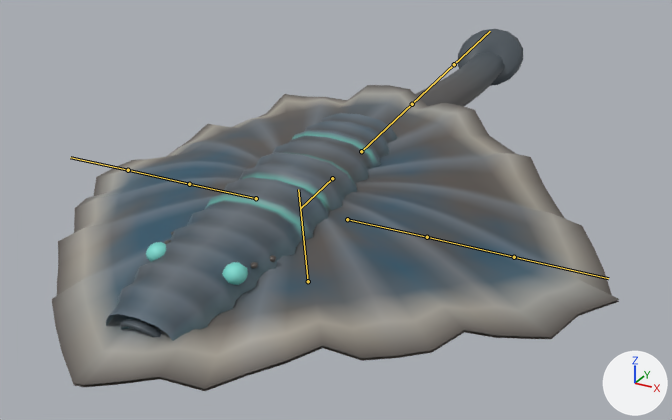
Renders of the glTF model assets/creatures/sail_leech/sail_leech.glb from each side of a commit.
Camera for both pictures: a 50 mm lens placed at (0.998, -1.678, 0.07), pointed at (-0.036, 0.202, -0.87). The lights are fixed; the arrows at lower right show +X, +Y and +Z. The first picture is the older version. Both versions are drawn at frame 38 of the action 'ko'; the numbers are the values there. The bones that bend it are drawn over the model as lines.

Objects in the first picture: 'sail_leech'.
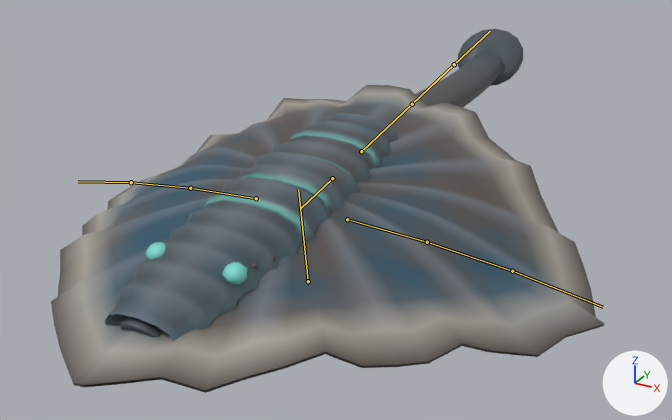
Changed parts and their boxes (x1, y1, x2, y2) in the pictures (672 x 420 px):
'sail_leech', posed: before (52, 29, 619, 391); after (51, 29, 605, 393)
bone 'wing_l0', root to tip: before (347, 219) to (427, 237); after (347, 219) to (427, 242)
bone 'wing_l1', root to tip: before (427, 237) to (514, 257); after (427, 242) to (512, 271)
bone 'wing_l2', root to tip: before (514, 257) to (608, 278); after (512, 271) to (603, 307)
bone 'wing_r0', root to tip: before (256, 198) to (189, 184); after (256, 198) to (190, 188)
bone 'wing_r1', root to tip: before (189, 184) to (128, 170); after (190, 188) to (131, 182)
bone 'wing_r2', root to tip: before (128, 170) to (70, 157); after (131, 182) to (78, 181)

The change, as a list of edits to the scene's bpy script:
```text
Change bone_wing_l0:
    where bone_wing_l0 = bpy.data.objects['Armature'].pose.bones['wing_l0']  # child of 'body'
    bone_wing_l0.rotation_quaternion: (1.0, -0.001, 0.0, 0.0) -> (1.0, -0.031, 0.0, 0.0)  # degrees (0, 0, 0) -> degrees (-4, 0, 0)
Change bone_wing_l1:
    where bone_wing_l1 = bpy.data.objects['Armature'].pose.bones['wing_l1']  # child of 'wing_l0'
    bone_wing_l1.rotation_quaternion: (1.0, -0.001, 0.0, 0.0) -> (1.0, -0.031, 0.0, 0.0)  # degrees (0, 0, 0) -> degrees (-4, 0, 0)
Change bone_wing_l2:
    where bone_wing_l2 = bpy.data.objects['Armature'].pose.bones['wing_l2']  # child of 'wing_l1'
    bone_wing_l2.rotation_quaternion: (1.0, -0.001, 0.0, 0.0) -> (1.0, -0.031, 0.0, 0.0)  # degrees (0, 0, 0) -> degrees (-4, 0, 0)
Change bone_wing_r0:
    where bone_wing_r0 = bpy.data.objects['Armature'].pose.bones['wing_r0']  # child of 'body'
    bone_wing_r0.rotation_quaternion: (1.0, -0.001, 0.0, 0.0) -> (1.0, -0.031, 0.0, 0.0)  # degrees (0, 0, 0) -> degrees (-4, 0, 0)
Change bone_wing_r1:
    where bone_wing_r1 = bpy.data.objects['Armature'].pose.bones['wing_r1']  # child of 'wing_r0'
    bone_wing_r1.rotation_quaternion: (1.0, -0.001, 0.0, 0.0) -> (1.0, -0.031, 0.0, 0.0)  # degrees (0, 0, 0) -> degrees (-4, 0, 0)
Change bone_wing_r2:
    where bone_wing_r2 = bpy.data.objects['Armature'].pose.bones['wing_r2']  # child of 'wing_r1'
    bone_wing_r2.rotation_quaternion: (1.0, -0.001, 0.0, 0.0) -> (1.0, -0.031, 0.0, 0.0)  # degrees (0, 0, 0) -> degrees (-4, 0, 0)
```
